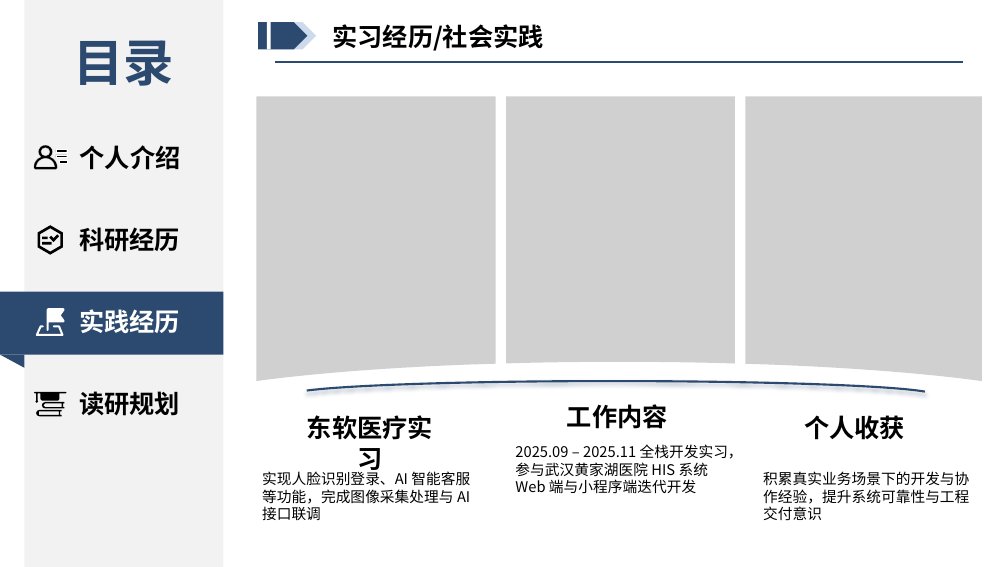
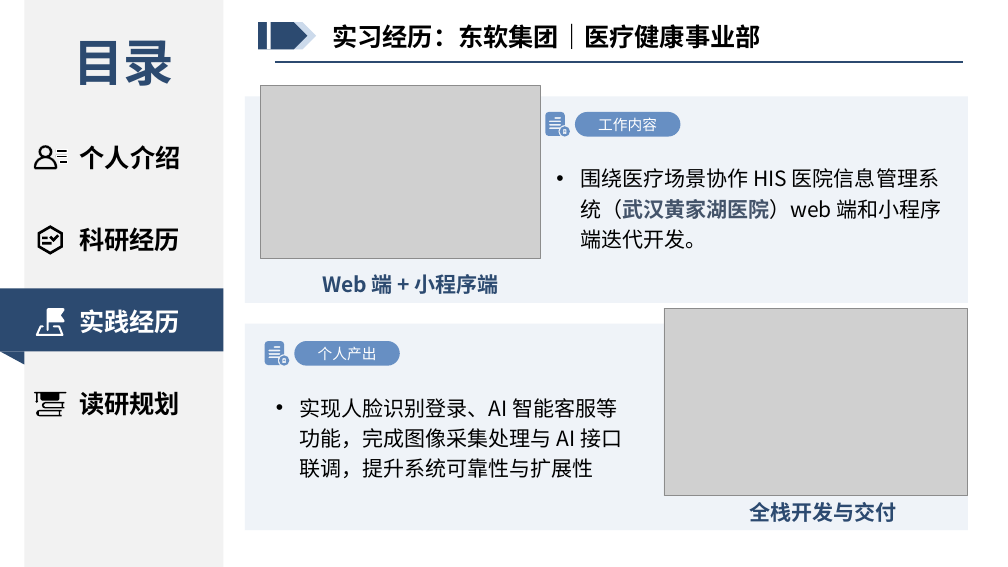
Before and after one commit to xiaofei777/exemption, a slide deck: slide 11 of 面试PPT/历史版本/推免ppt.pptx (slide 12 before the commit). Drawn at 1008x567 pixels with LibreOffice and Linux fonts; fonts in the diff are those of the drawing; grey boxes stand for pictures. Boxes give left, top, right and bottom in pixels: in the first picture for what was removed or moved away, otherwise in the second. Text is boxed around its words. In the diff, an @@ line names an element or a change of style, - is before the commit and + after.

```diff
--- a/面试PPT/历史版本/推免ppt.pptx
+++ b/面试PPT/历史版本/推免ppt.pptx
@@ text at box(332, 23, 760, 49): text changed @@
-实习经历/社会实践
+实习经历：东软集团｜医疗健康事业部
@@ picture added at box(261, 85, 541, 259) @@
@@ rectangle added at box(245, 97, 968, 303), fill #CCDAEB at 30% opacity @@
@@ picture removed at box(256, 97, 495, 382) @@
@@ picture removed at box(507, 97, 735, 364) @@
@@ freeform shape added at box(545, 112, 570, 137), fill #678FC3 @@
@@ rounded rectangle "工作内容": place and size @@
-rounded rectangle "工作内容" at box(567, 404, 668, 429)
+rounded rectangle "工作内容" at box(575, 112, 681, 137)
@@ rounded rectangle "工作内容" at box(575, 112, 681, 137): size 24 to 14 pt, text colour #000000 to #FFFFFF, bold off; vertical alignment top to middle; fill none to #678FC3 @@
@@ picture removed at box(746, 97, 982, 382) @@
@@ text added at box(580, 168, 942, 249), 20 pt, text #000000 @@
+• 围绕医疗场景协作 HIS 医院信息管理系统（武汉黄家湖医院）web 端和小程序端迭代开发。
@@ rectangle: place and size @@
-rectangle at box(0, 292, 224, 355)
+rectangle at box(0, 288, 224, 351)
@@ text added at box(322, 271, 499, 297), 20 pt, text #2C4A70, bold @@
+Web 端 + 小程序端
@@ rectangle added at box(245, 324, 968, 530), fill #CCDAEB at 30% opacity @@
@@ picture added at box(664, 309, 968, 496) @@
@@ right triangle: place and size @@
-right triangle at box(0, 355, 24, 368)
+right triangle at box(0, 352, 24, 364)
@@ freeform shape added at box(265, 341, 290, 366), fill #678FC3 @@
@@ rounded rectangle added at box(294, 341, 400, 366), fill #678FC3, 14 pt, text #FFFFFF @@
+个人产出
@@ arc (boxed as its full ellipse) removed at box(290, 381, 935, 409) @@
@@ text at box(299, 398, 622, 478): text changed; size 14 to 20 pt @@
-实现人脸识别登录、AI 智能客服等功能，完成图像采集处理与 AI 接口联调
+• 实现人脸识别登录、AI 智能客服等功能，完成图像采集处理与 AI 接口联调，提升系统可靠性与扩展性
@@ text removed at box(307, 415, 433, 475) @@
-东软医疗实习
@@ text removed at box(804, 415, 905, 440) @@
-个人收获
@@ text removed at box(515, 444, 743, 494) @@
-2025.09 – 2025.11 全栈开发实习，参与武汉黄家湖医院 HIS 系统 Web 端与小程序端迭代开发
@@ text removed at box(763, 471, 969, 521) @@
-积累真实业务场景下的开发与协作经验，提升系统可靠性与工程交付意识
@@ text added at box(749, 502, 896, 522), 20 pt, text #2C4A70, bold @@
+全栈开发与交付
```
Also in this commit, not shown: 8 other slides changed, 3 slides removed, 4 other files.
